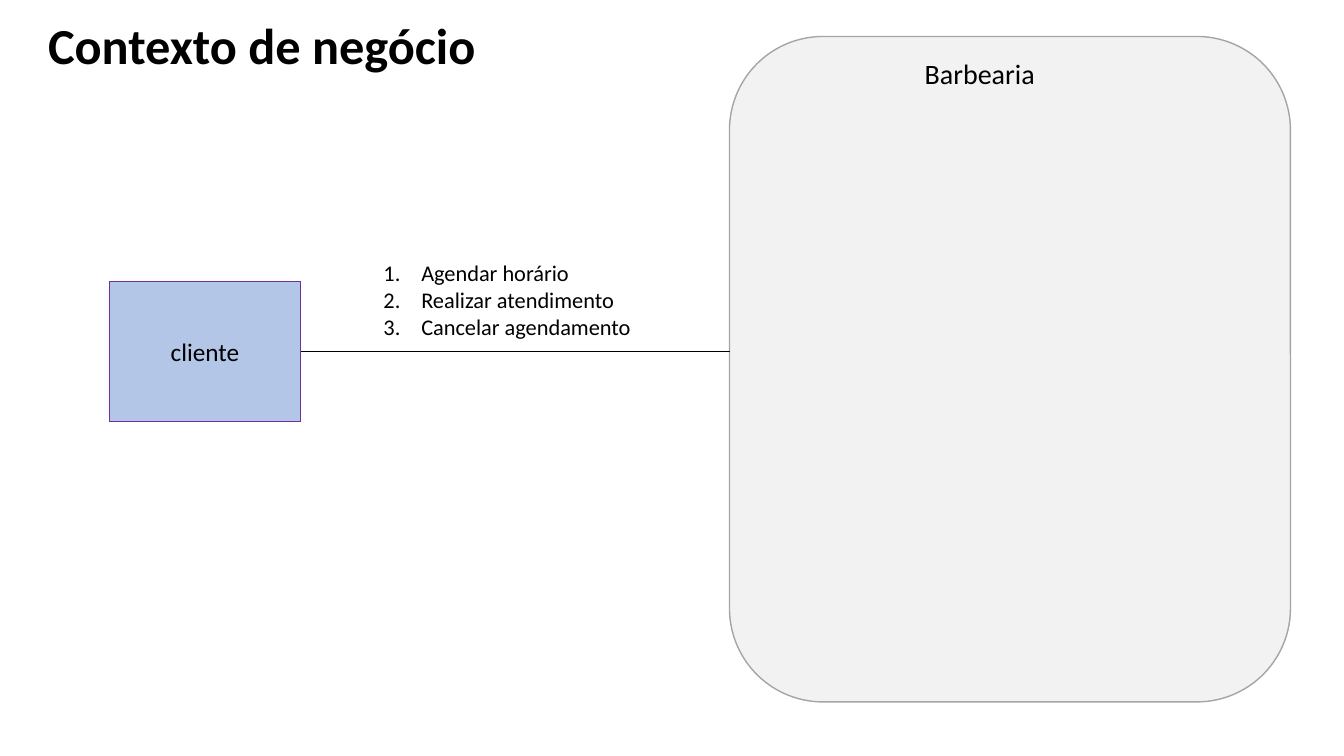
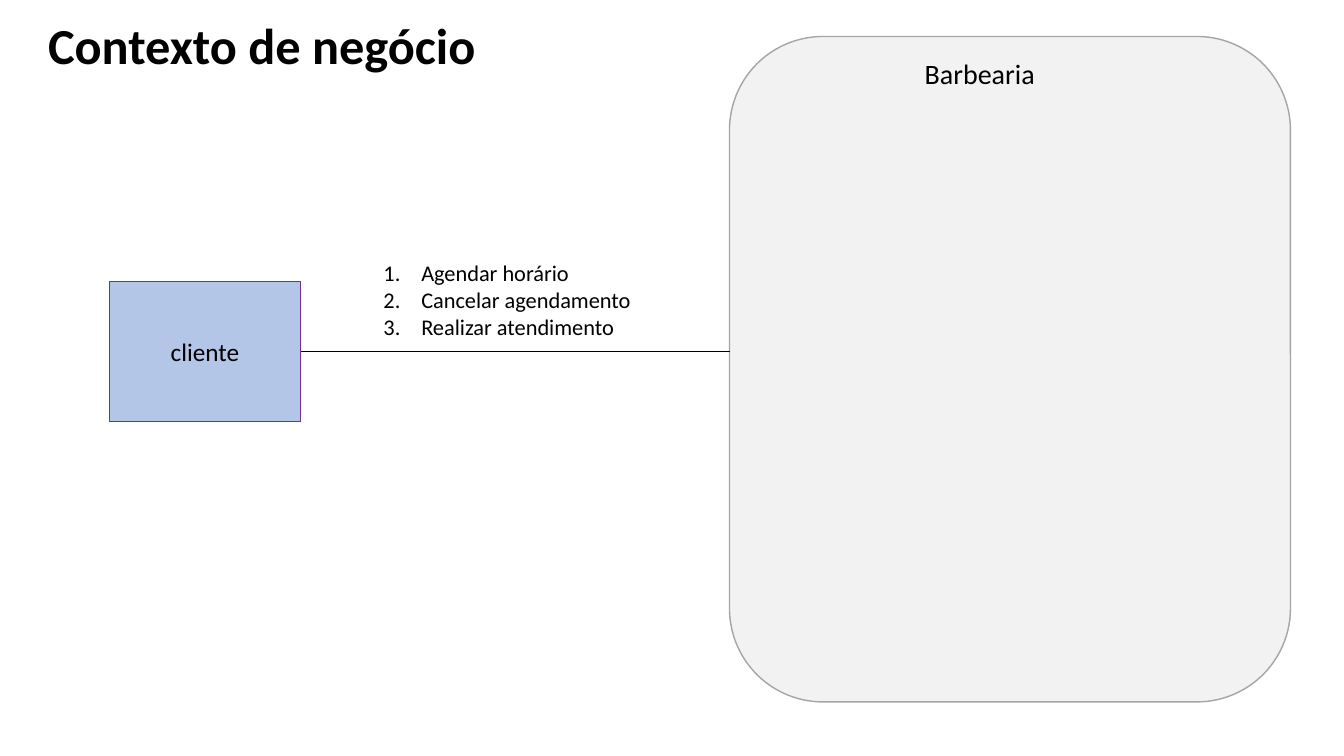
Before and after one commit to Vinicius-Dias-Mota/AC1---Engenharia, a slide deck: slide 2 of 15 - Arquitetura de Negócio para cada Cenário.pptx. Drawn at 1344x756 pixels with LibreOffice and Linux fonts; fonts in the diff are those of the drawing. Boxes give left, top, right and bottom in pixels: in the first picture for what was removed or moved away, otherwise in the second. Text is boxed around its words. In the diff, an @@ line names an element or a change of style, - is before the commit and + after.

```diff
--- a/15 - Arquitetura de Negócio para cada Cenário.pptx
+++ b/15 - Arquitetura de Negócio para cada Cenário.pptx
@@ text at [421, 292, 631, 312]: paragraph added @@
+2. Cancelar agendamento
@@ text at [421, 319, 631, 339]: paragraph removed @@
-3. Cancelar agendamento
```
Also in this commit, not shown: 1 other slide changed, 23 other files.
